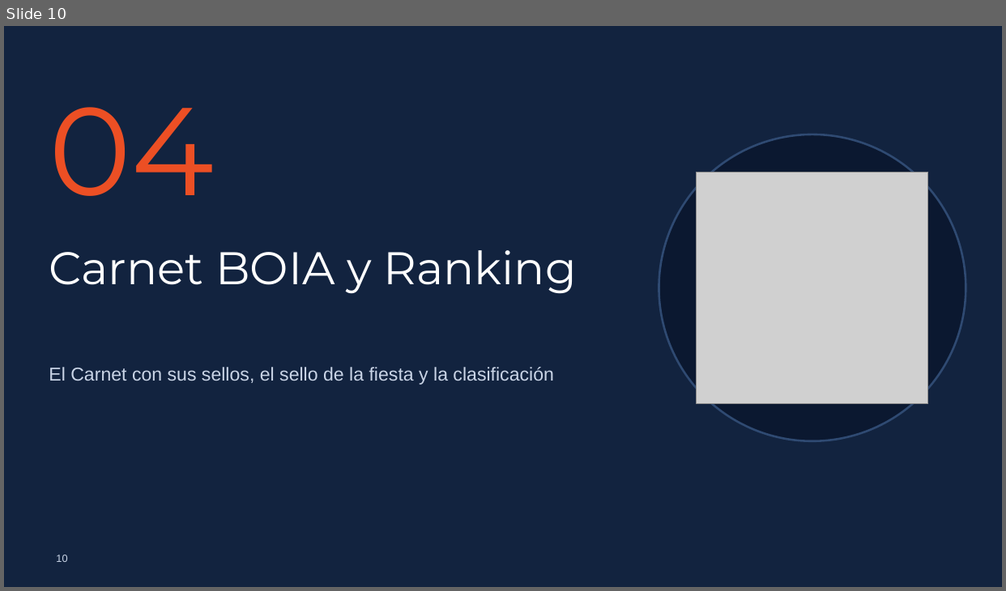
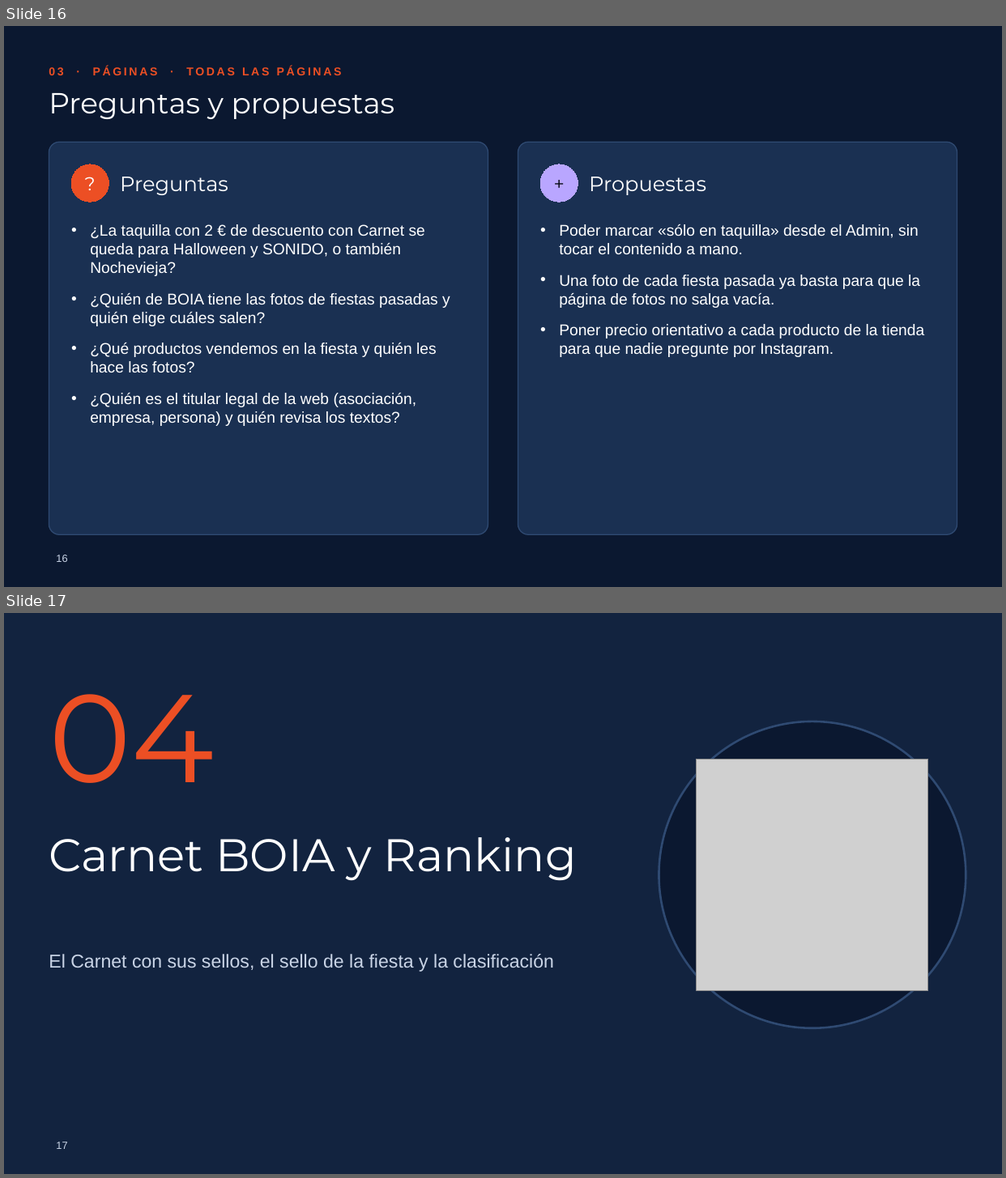
Before and after one commit to picodepato/boia-planet-web, a slide deck: docs/presentacion/boia-planet.pptx. Shown one above the other, each under a label of ours: slide 10 before the commit, slides 16 and 17 after it. The pictures are 1006x591 and 1006x1178 pixels, drawn with LibreOffice and Linux fonts; fonts in the diff are those of the drawing; grey boxes stand for pictures; background and template pictures are left out. Boxes give left, top, right and bottom in pixels: in the first picture for what was removed or moved away, otherwise in the second. Text is boxed around its words. In the diff, an @@ line names an element or a change of style, - is before the commit and + after.

```diff
--- a/docs/presentacion/boia-planet.pptx
+++ b/docs/presentacion/boia-planet.pptx
@@ slide 16 added at [4,26,1002,587], background #0B1830 @@
@@ text added at [49,66,342,75], 11 pt, text #EC4F24, bold @@
+03 · PÁGINAS · TODAS LAS PÁGINAS
@@ title added at [49,93,395,119], 28 pt, text #FFFFFF @@
+Preguntas y propuestas
@@ rounded rectangle added at [49,142,488,535], fill #1A3052, outline #2F4A72 1 pt @@
@@ rounded rectangle added at [518,142,957,535], fill #1A3052, outline #2F4A72 1 pt @@
@@ ellipse added at [71,165,108,202], fill #EC4F24, outline #EC4F24 0.75 pt, 18 pt, text #FFFFFF @@
+?
@@ ellipse added at [541,165,578,202], fill #B9A6FF, outline #B9A6FF 0.75 pt, 18 pt, text #05080F @@
++
@@ text added at [120,177,228,195], 20 pt, text #FFFFFF @@
+Preguntas
@@ text added at [589,177,706,195], 20 pt, text #FFFFFF @@
+Propuestas
@@ text added at [90,224,450,426], 15 pt, text #FFFFFF @@
+• ¿La taquilla con 2 € de descuento con Carnet se queda para Halloween y SONIDO, o también Nochevieja?
+• ¿Quién de BOIA tiene las fotos de fiestas pasadas y quién elige cuáles salen?
+• ¿Qué productos vendemos en la fiesta y quién les hace las fotos?
+• ¿Quién es el titular legal de la web (asociación, empresa, persona) y quién revisa los textos?
@@ text added at [559,224,924,357], 15 pt, text #FFFFFF @@
+• Poder marcar «sólo en taquilla» desde el Admin, sin tocar el contenido a mano.
+• Una foto de cada fiesta pasada ya basta para que la página de fotos no salga vacía.
+• Poner precio orientativo a cada producto de la tienda para que nadie pregunte por Instagram.
@@ page number added at [56,555,67,562], 10 pt, text #C9D4E6 @@
+16
@@ what was slide 10 is now slide 17 @@
@@ page number at [56,1142,67,1149]: text changed @@
-10
+17
```
Also in this commit, not shown: 1 slide changed, 7 other slides added, 1 slide removed, 14 other files.
